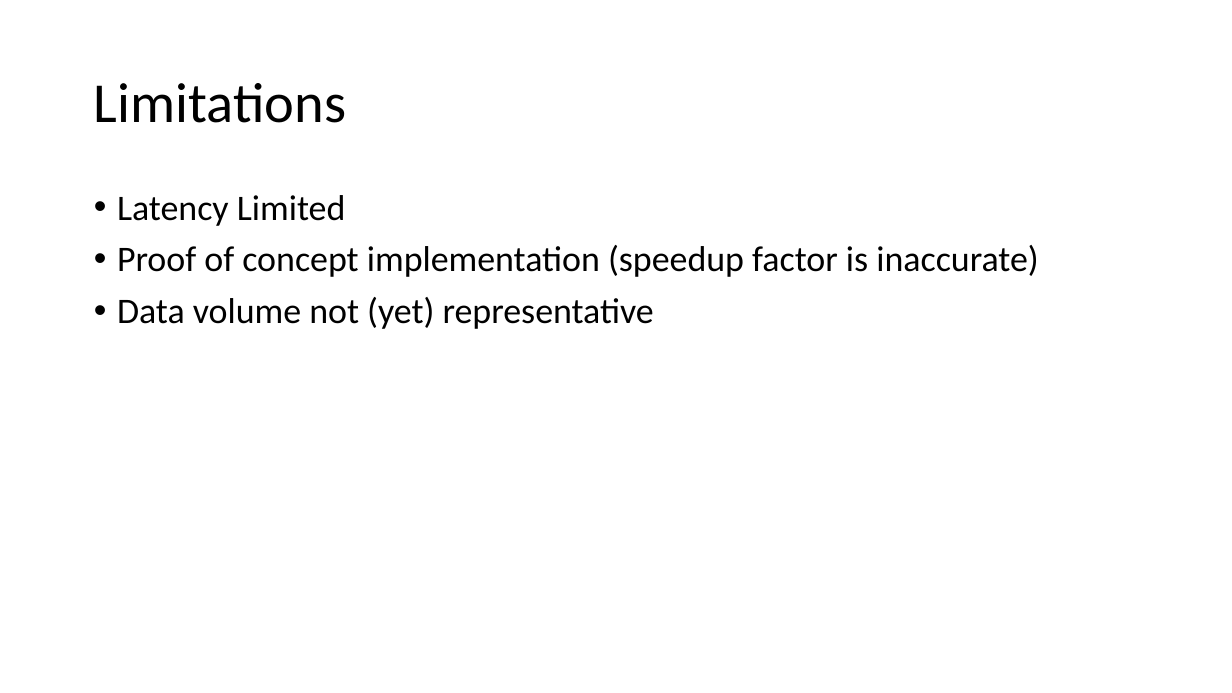
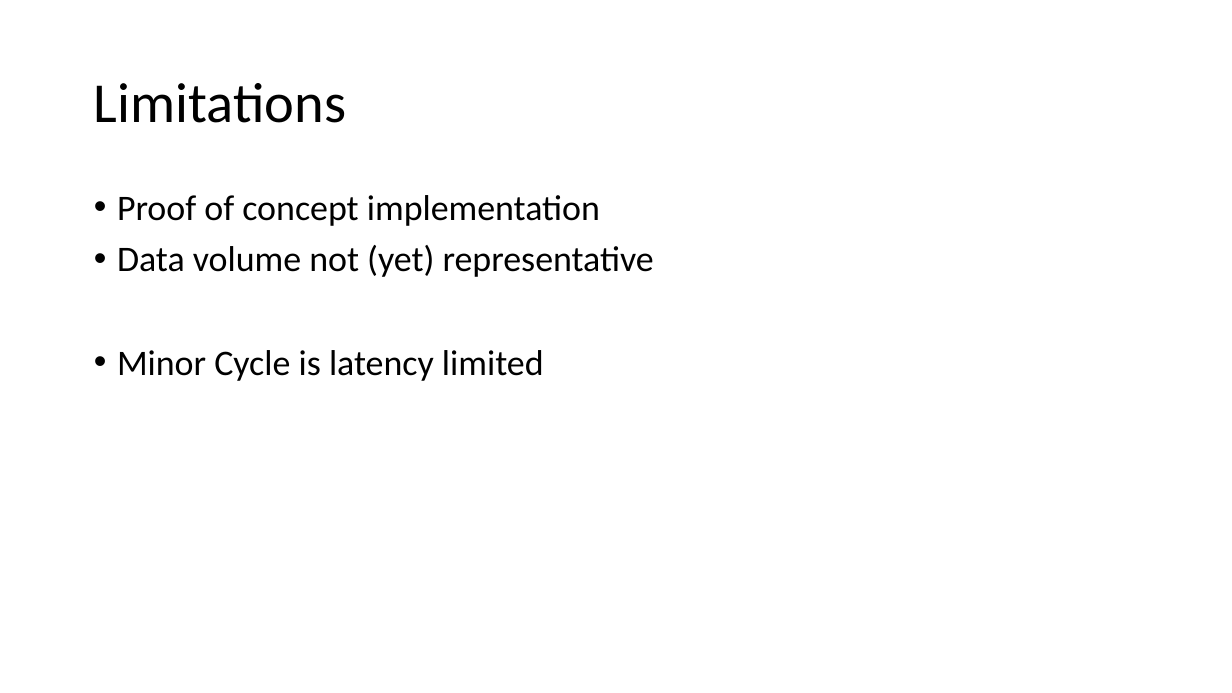
Before and after one commit to lord-blueberry/p9-doc, a slide deck: slide 18 of SKA-Days/Towards Distributed Image Reconstruction.pptx (slide 27 before the commit). Drawn at 1232x693 pixels with LibreOffice and Linux fonts; fonts in the diff are those of the drawing. Boxes give left, top, right and bottom in pixels: in the first picture for what was removed or moved away, otherwise in the second. Text is boxed around its words. In the diff, an @@ line names an element or a change of style, - is before the commit and + after.

```diff
--- a/SKA-Days/Towards Distributed Image Reconstruction.pptx
+++ b/SKA-Days/Towards Distributed Image Reconstruction.pptx
@@ text at (117,195,600,226): text changed @@
-• Latency Limited
-• Proof of concept implementation (speedup factor is inaccurate)
+• Proof of concept implementation
@@ text at (117,350,544,381): paragraph added @@
+• Minor Cycle is latency limited
```
Also in this commit, not shown: 11 other slides changed, 3 slides added, 13 slides removed, 2 other files.
